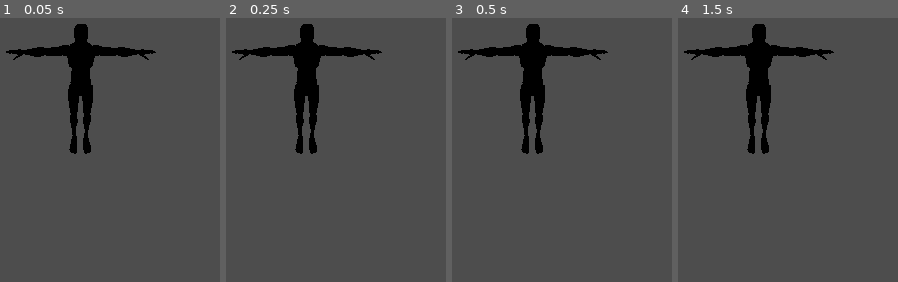
Above: before the commit, frames 1-4 (left to right).
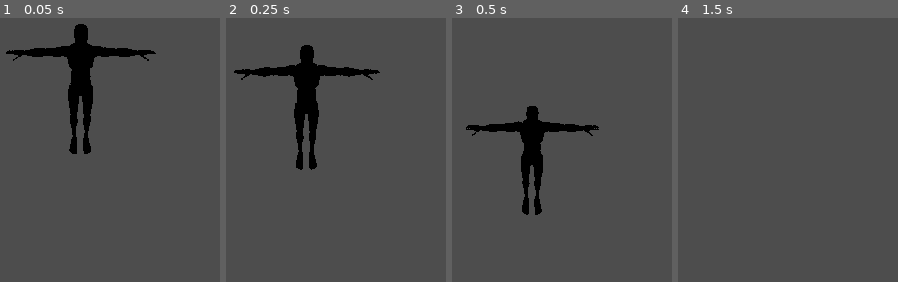
Above: after the commit, the same moments.

Repository: iriake/strata-project
Game: Godot game, scene res://scenes/player/node_3d.tscn
The game is run twice, just before and just after one commit, with the same random seed, the same clock (stepped at 60 frames per second) and the same inputs. This scene is started directly instead of the project's main scene.
Inputs:
- Up to frame 1 (0.05 s): no input
- Up to frame 2 (0.25 s): no input
- Up to frame 3 (0.5 s): no input
- Up to frame 4 (1.5 s): tap Enter (ui_accept) at 0.5, 0.6, 0.77, 1.07, 1.35 s; hold Right (ui_right) 0.53-1.28 s; hold Down (ui_down) from 1.28 s (still down)

The runs differ from the first frame. In frame 1, 0.3% of the frame differs, in the area x 2-71%, y 2-52%; in frame 2, 5.3%; in frame 3, 8.4%, in the area x 2-71%, y 2-75%; in frame 4, 5.5%.

Commit message:
fix: coin -> collectible en gameplay y arreglos de scripts en autoload y ui

Diff:
--- /dev/null
+++ b/autoloads/audio_manager.gd
@@ -0,0 +1,19 @@
+extends Node
+
+@onready var music_player: AudioStreamPlayer = $MusicPlayer
+
+
+func _ready() -> void:
+	play_music()
+
+func play_music() -> void:
+	music_player.play()
+
+func play_sfx(sfx: AudioStream) -> void:
+	var player = AudioStreamPlayer.new()
+	player.stream = sfx
+	player.bus = "SFX"
+	add_child(player)
+	player.play()
+	await player.finished
+	player.queue_free()
--- a/autoloads/event_bus.gd
+++ b/autoloads/event_bus.gd
@@ -1,11 +1,13 @@
 extends Node
 
+# --- Dimension ---
+signal dimension_changed(new_dimension: String)  # "2D" | "3D"
 
-# Called when the node enters the scene tree for the first time.
-func _ready() -> void:
-	pass # Replace with function body.
+# --- Player ---
+signal player_died()
 
+# --- Level ---
+signal level_completed()
 
-# Called every frame. 'delta' is the elapsed time since the previous frame.
-func _process(delta: float) -> void:
-	pass
+# --- Objects ---
+signal object_interacted(object_id: String)
--- a/gameplay/coin.gd
+++ /dev/null
@@ -1,19 +0,0 @@
-extends Area2D
-
-#@onready var animated_sprite_2d: AnimatedSprite2D = $AnimatedSprite2D
-#@onready var audio_stream_player: AudioStreamPlayer = $AudioStreamPlayer
-
-func _ready() -> void:
-#	body_entered.connect(_on_body_entered)
-	pass
-
-func _on_body_entered(body: Node2D) -> void:
-#	var player: Player = body as Player
-#	if player:
-#		monitoring = false
-#		Game.coins += 1
-#		audio_stream_player.play()
-#		animated_sprite_2d.play("pick_up")
-#		await animated_sprite_2d.animation_finished
-#		queue_free()
-	pass
--- /dev/null
+++ b/gameplay/collectible.gd
@@ -0,0 +1,12 @@
+extends Area2D
+
+func _ready() -> void:
+	body_entered.connect(_on_body_entered)
+
+func _on_body_entered(body: Node3D) -> void:
+	var player = body as Player
+	if player:
+		monitoring = false
+		# TODO: notificar al GameManager o EventBus
+		# GameManager.collectibles += 1
+		queue_free()
--- a/project.godot
+++ b/project.godot
@@ -10,7 +10,7 @@
 
 [application]
 
-config/name="strata-proyect"
+config/name="strata"
 run/main_scene="uid://dfssymksab1fw"
 config/features=PackedStringArray("4.6", "Forward Plus")
 config/icon="res://icon.svg"
--- /dev/null
+++ b/scenes/player/player.gd
@@ -0,0 +1,29 @@
+class_name Player
+extends CharacterBody3D
+
+
+const SPEED = 5.0
+const JUMP_VELOCITY = 4.5
+
+
+func _physics_process(delta: float) -> void:
+	# Add the gravity.
+	if not is_on_floor():
+		velocity += get_gravity() * delta
+
+	# Handle jump.
+	if Input.is_action_just_pressed("ui_accept") and is_on_floor():
+		velocity.y = JUMP_VELOCITY
+
+	# Get the input direction and handle the movement/deceleration.
+	# As good practice, you should replace UI actions with custom gameplay actions.
+	var input_dir := Input.get_vector("ui_left", "ui_right", "ui_up", "ui_down")
+	var direction := (transform.basis * Vector3(input_dir.x, 0, input_dir.y)).normalized()
+	if direction:
+		velocity.x = direction.x * SPEED
+		velocity.z = direction.z * SPEED
+	else:
+		velocity.x = move_toward(velocity.x, 0, SPEED)
+		velocity.z = move_toward(velocity.z, 0, SPEED)
+
+	move_and_slide()
--- a/scenes/player/player.tscn
+++ b/scenes/player/player.tscn
@@ -1,12 +1,14 @@
 [gd_scene format=3 uid="uid://dfssymksab1fw"]
 
-[ext_resource type="PackedScene" uid="uid://be46isol6hfk7" path="res://assets/player_assets/Universal Animation Library[Standard]/Unreal-Godot/UAL1_Standard.glb" id="1_4flbx"]
+[ext_resource type="PackedScene" uid="uid://be46isol6hfk7" path="res://assets/sprites/Universal Animation Library[Standard]/Unreal-Godot/UAL1_Standard.glb" id="1_4flbx"]
+[ext_resource type="Script" uid="uid://b7lnraob4lau8" path="res://scenes/player/player.gd" id="1_gfjak"]
 
 [sub_resource type="CapsuleShape3D" id="CapsuleShape3D_wr5hl"]
 
 [node name="Player" type="CharacterBody3D" unique_id=344500412]
+script = ExtResource("1_gfjak")
 
-[node name="UAL1_Standard" parent="." unique_id=599106669 instance=ExtResource("1_4flbx")]
+[node name="UAL1_Standard" parent="." unique_id=843398248 instance=ExtResource("1_4flbx")]
 
 [node name="CollisionShape3D" type="CollisionShape3D" parent="." unique_id=1238858582]
 shape = SubResource("CapsuleShape3D_wr5hl")
--- a/ui/pause_menu.gd
+++ b/ui/pause_menu.gd
@@ -47,7 +47,6 @@
 	var dict: Dictionary = {
 		"name": "Pepito",
 		"attack": 10.2,
-		"coins": Game.coins
 	}
 	var dict_string = JSON.stringify(dict)
 
@@ -70,7 +69,6 @@
 	var dict: Dictionary = JSON.parse_string(file.get_as_text())
 	Debug.log(dict.name)
 	Debug.log(dict.attack)
-	Game.coins = dict.coins
 
 	var config = ConfigFile.new()
 
Not shown, added: assets/audio/eaglaxle-gaming-victory-464016.mp3.import
Not shown, added: assets/audio/freesound_crunchpixstudio-bar-increase-cartoon-funny-jump-384919.mp3.import
Not shown, added: assets/audio/freesound_crunchpixstudio-drop-coin-384921.mp3.import
Not shown, added: assets/audio/夜の砂漠.mp3.import
Renamed: assets/player_assets/Universal Animation Library[Standard]/Godot_Setup.png -> assets/sprites/Universal Animation Library[Standard]/Godot_Setup.png
Not shown, changed: assets/sprites/Universal Animation Library[Standard]/Godot_Setup.png.import
Renamed: assets/player_assets/Universal Animation Library[Standard]/License.txt -> assets/sprites/Universal Animation Library[Standard]/License.txt
Not shown, changed: assets/sprites/Universal Animation Library[Standard]/Unity/UAL1_Standard.fbx.import
Renamed: assets/player_assets/Universal Animation Library[Standard]/Unity_Setup.png -> assets/sprites/Universal Animation Library[Standard]/Unity_Setup.png
Not shown, changed: assets/sprites/Universal Animation Library[Standard]/Unity_Setup.png.import
Renamed: assets/player_assets/Universal Animation Library[Standard]/Unreal-Godot/UAL1_Standard.glb -> assets/sprites/Universal Animation Library[Standard]/Unreal-Godot/UAL1_Standard.glb
Not shown, changed: assets/sprites/Universal Animation Library[Standard]/Unreal-Godot/UAL1_Standard.glb.import
(and 11 more such lines)
